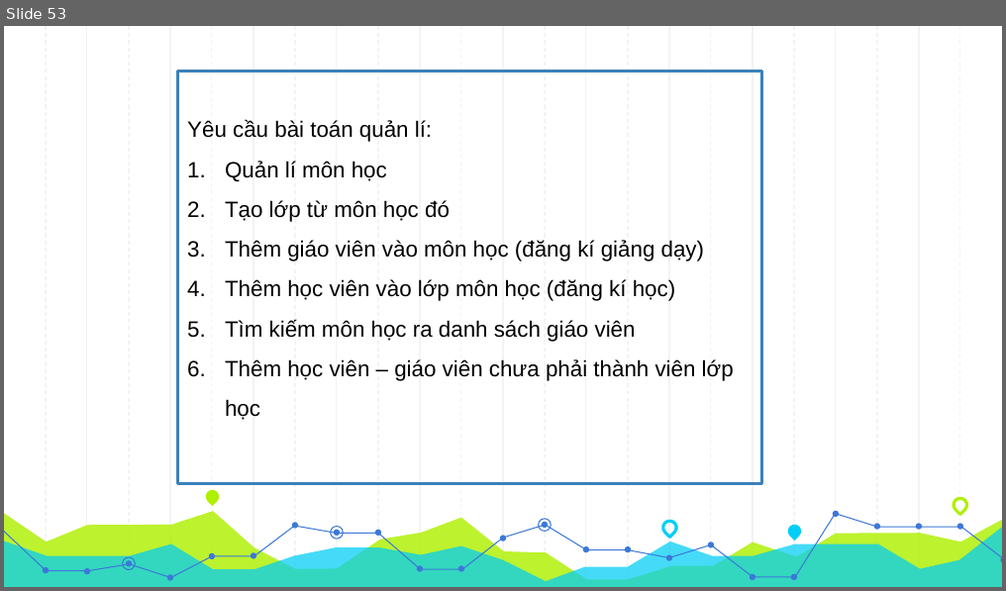
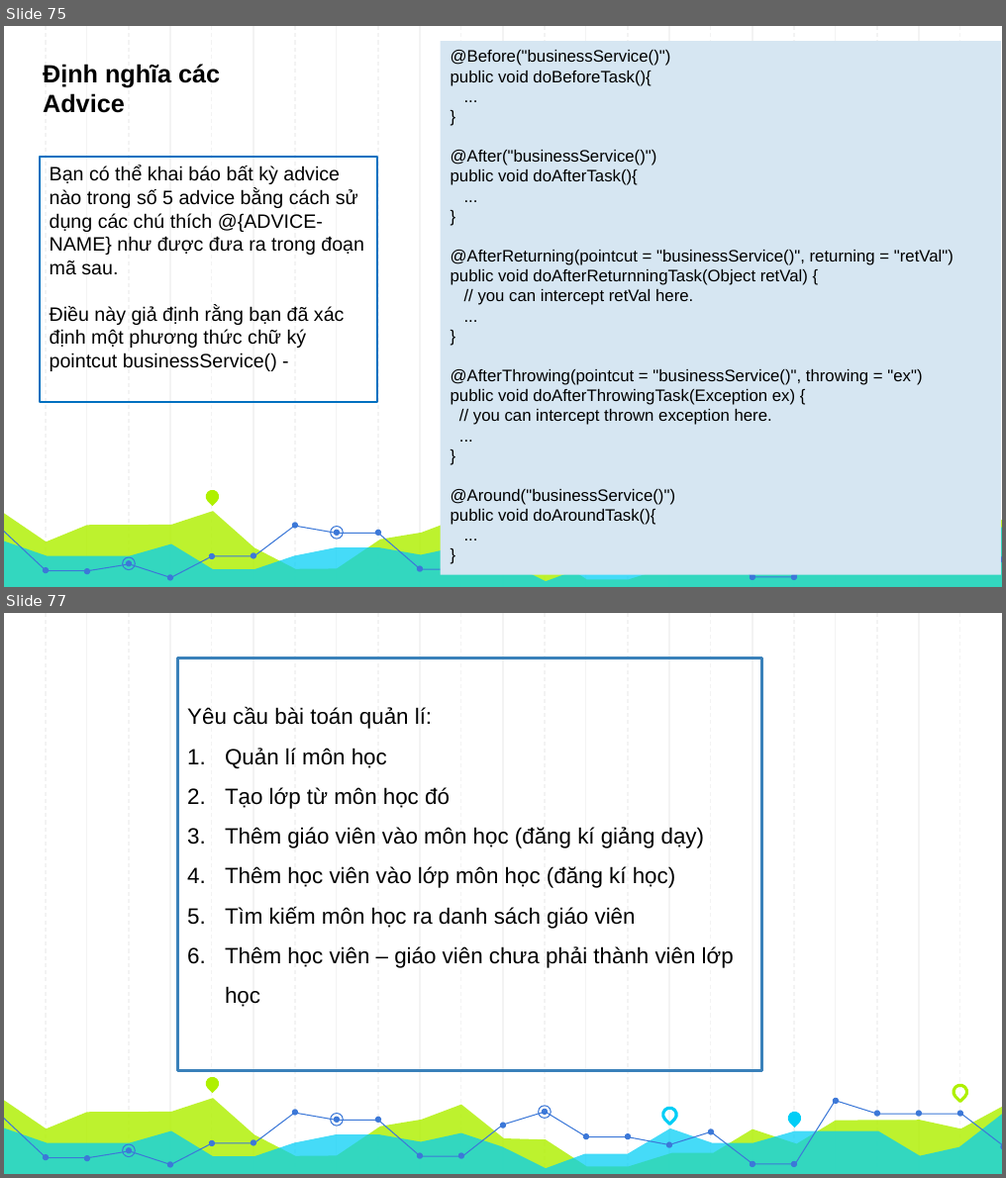
Before and after one commit to thanh13hc/my-first-project, a slide deck: Spring Core.pptx. Shown one above the other, each under a label of ours: slide 53 before the commit, slides 75 and 77 after it; the slides between them are not shown. The pictures are 1006x591 and 1006x1178 pixels, drawn with LibreOffice and Linux fonts; fonts in the diff are those of the drawing. Boxes give left, top, right and bottom in pixels: in the first picture for what was removed or moved away, otherwise in the second. Text is boxed around its words. In the diff, an @@ line names an element or a change of style, - is before the commit and + after.

```diff
--- a/Spring Core.pptx
+++ b/Spring Core.pptx
@@ slide 75 added at [4, 26, 1002, 587], background #FFFFFF; not listed: 44 template elements that a slide beside it also shows @@
@@ rectangle added at [440, 41, 1001, 574], fill #D6E6F2, 12 pt, text #000000 @@
+@Before("businessService()")
+public void doBeforeTask(){
+...
+}
+@After("businessService()")
+public void doAfterTask(){
+...
+}
+@AfterReturning(pointcut = "businessService()", returning = "retVal")
+public void doAfterReturnningTask(Object retVal) {
+// you can intercept retVal here.
+...
+}
+@AfterThrowing(pointcut = "businessService()", throwing = "ex")
+public void doAfterThrowingTask(Exception ex) {
+// you can intercept thrown exception here.
+...
+}
+@Around("businessService()")
+public void doAroundTask(){
+...
+}
@@ text added at [43, 64, 220, 113], 18 pt, text #000000, bold @@
+Định nghĩa các Advice
@@ rectangle added at [39, 157, 377, 402], outline #0070C0 1.5 pt, 14 pt, text #000000 @@
+Bạn có thể khai báo bất kỳ advice nào trong số 5 advice bằng cách sử dụng các chú thích @{ADVICE-NAME} như được đưa ra trong đoạn mã sau.
+Điều này giả định rằng bạn đã xác định một phương thức chữ ký pointcut businessService() -
@@ what was slide 53 is now slide 77 @@
```
Also in this commit, not shown: 8 slides changed, 23 other slides added, 3 other files.
